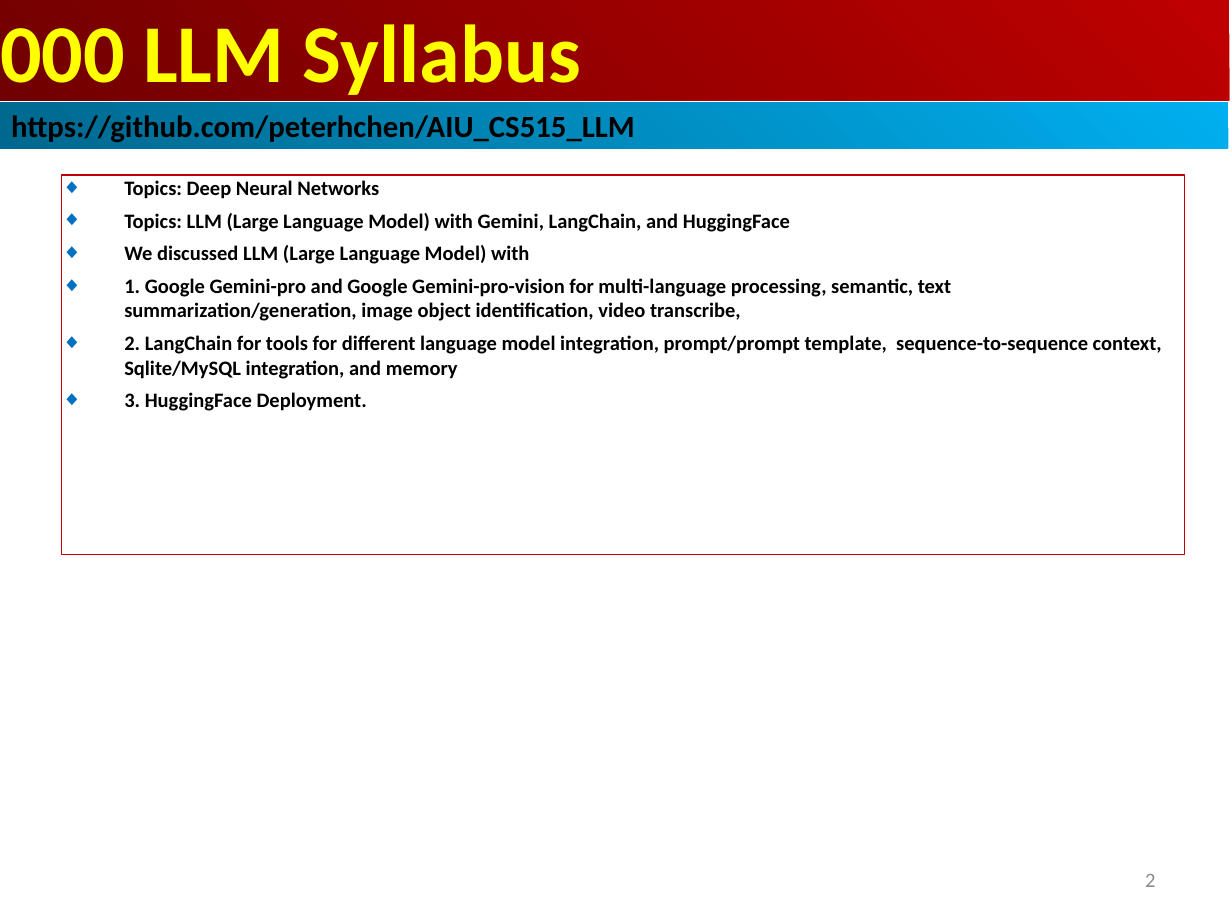
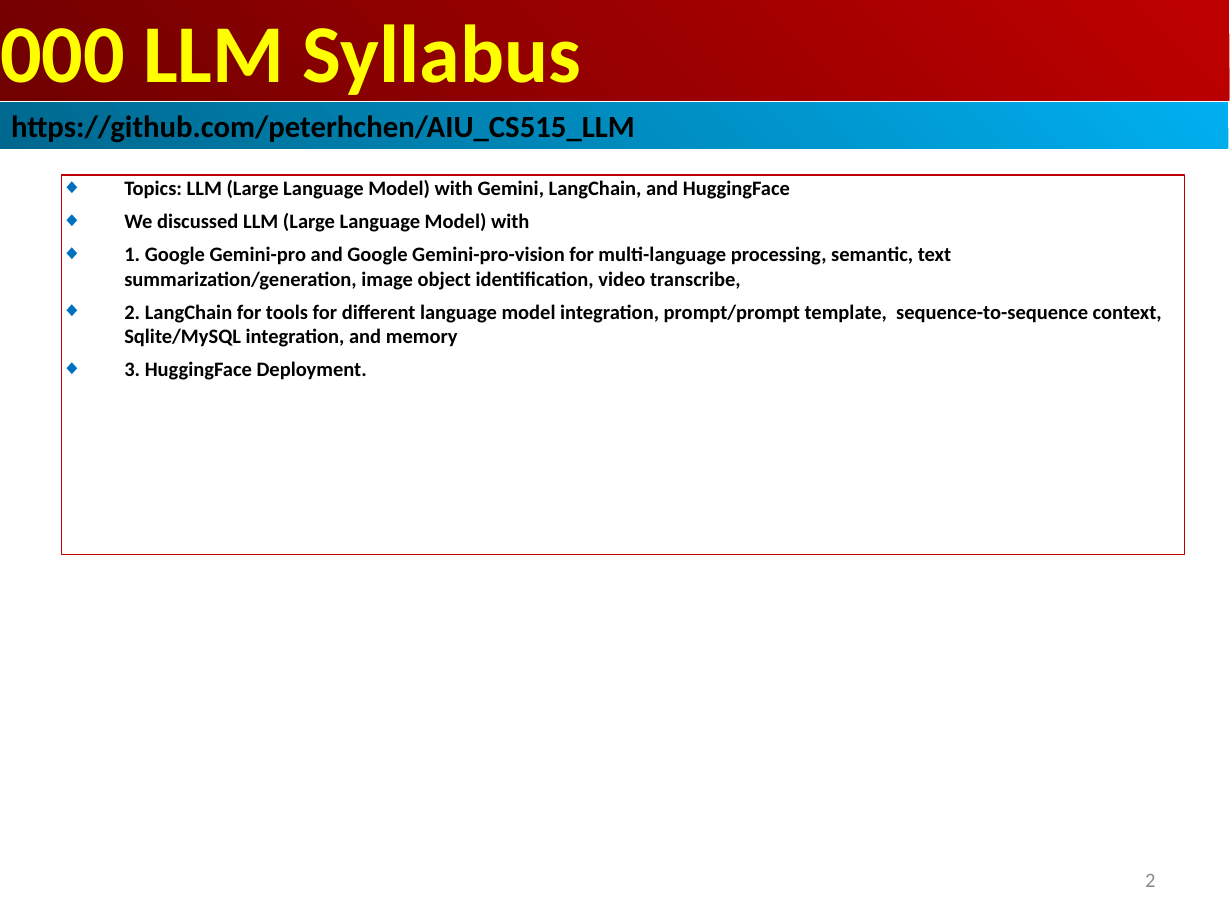
Before and after one commit to peterhchen/AIU_CS515_LLM, a slide deck: slide 2 of 000_Syllabus/000_LLM_Syllabus.ppt. Drawn at 1232x924 pixels with LibreOffice and Linux fonts; fonts in the diff are those of the drawing. Boxes give left, top, right and bottom in pixels: in the first picture for what was removed or moved away, otherwise in the second. Text is boxed around its words. In the diff, an @@ line names an element or a change of style, - is before the commit and + after.

```diff
--- a/000_Syllabus/000_LLM_Syllabus.ppt
+++ b/000_Syllabus/000_LLM_Syllabus.ppt
@@ text in rectangle at bbox=[124, 180, 379, 199]: paragraph removed @@
-◆ Topics: Deep Neural Networks
```
Also in this commit, not shown: 3 other slides changed.
